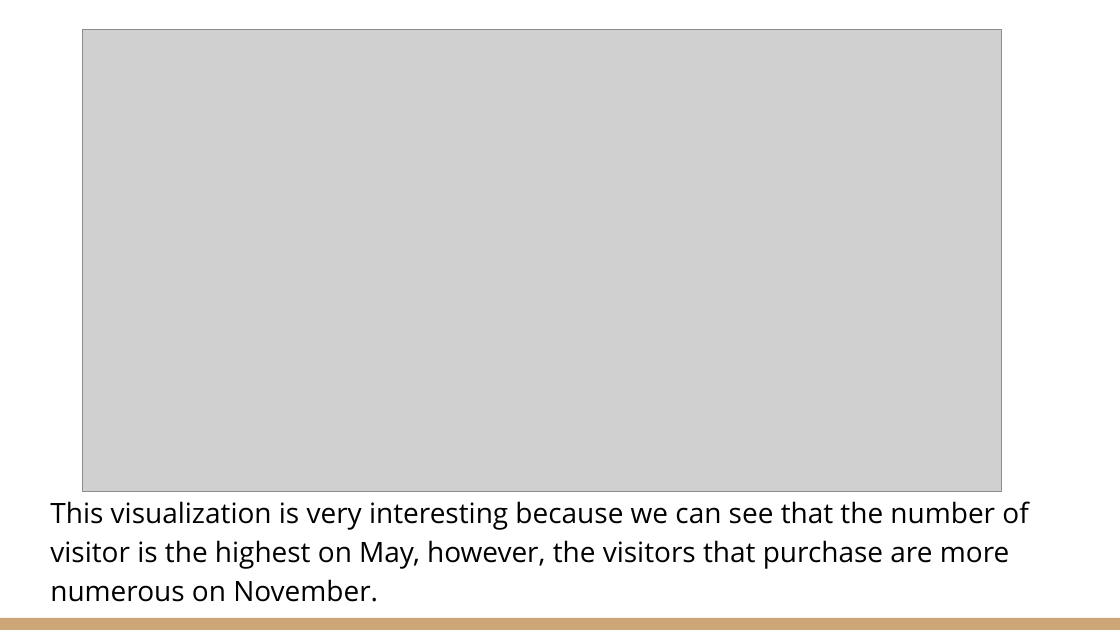
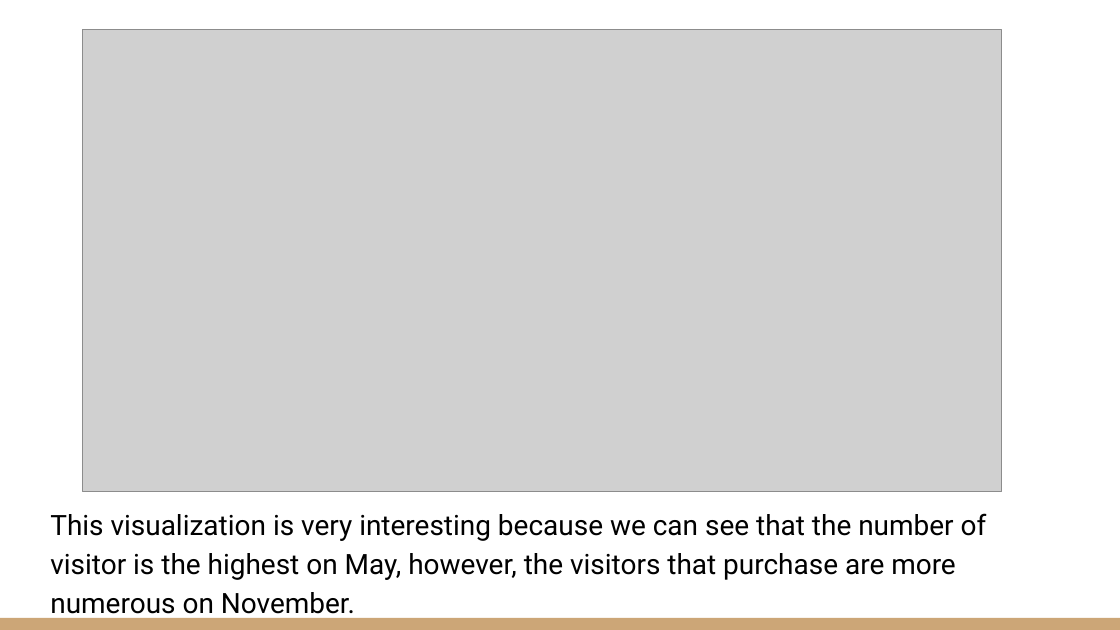
Before and after one commit to antoinethl/Data-analysis-purchasing-intention, a slide deck: slide 8 of Python for data analysis.pptx. Drawn at 1120x630 pixels with LibreOffice and Linux fonts; fonts in the diff are those of the drawing; grey boxes stand for pictures. Boxes give left, top, right and bottom in pixels: in the first picture for what was removed or moved away, otherwise in the second. Text is boxed around its words. In the diff, an @@ line names an element or a change of style, - is before the commit and + after.

```diff
--- a/Python for data analysis.pptx
+++ b/Python for data analysis.pptx
@@ text "This visualization is very interesting ...": place and size @@
-text "This visualization is very interesting ..." at bbox=[50, 501, 1028, 602]
+text "This visualization is very interesting ..." at bbox=[50, 513, 987, 620]
@@ text "This visualization is very interesting ..." at bbox=[50, 513, 987, 620]: font Open Sans to Roboto @@
```
Also in this commit, not shown: 7 other slides changed.
